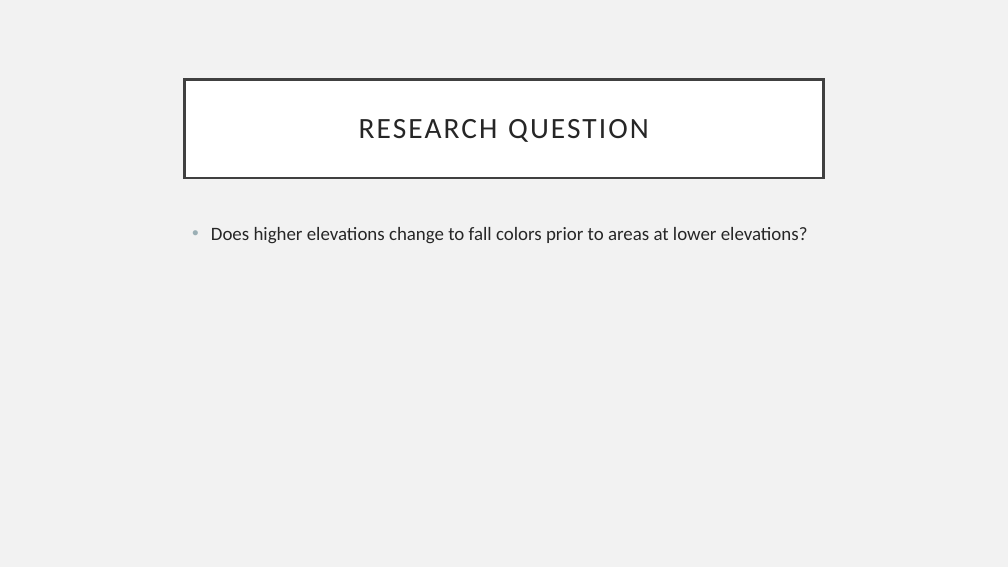
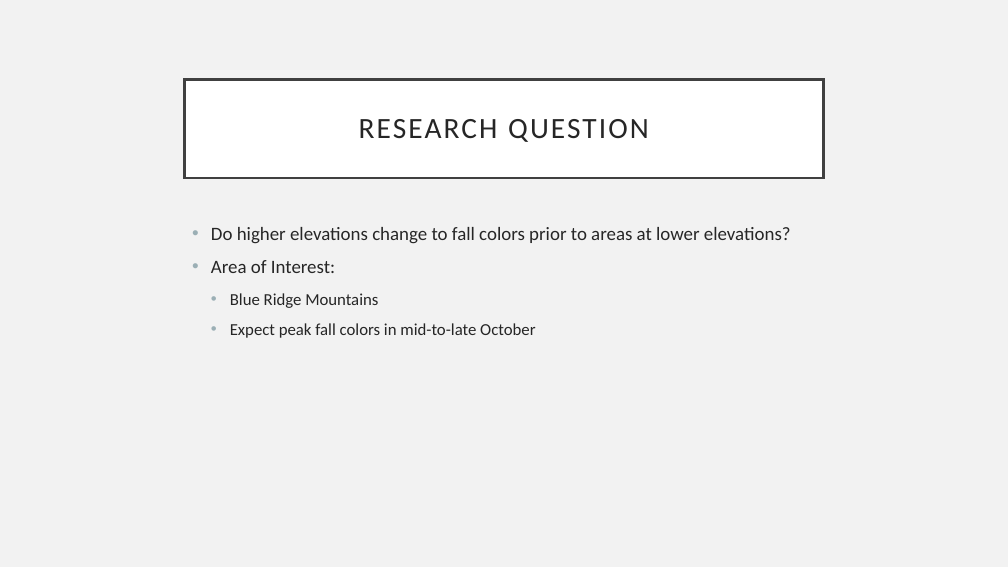
Before and after one commit to StarGuyJosh/ActiveGroupLearningProject, a slide deck: slide 2 of GroupPresentation.pptx. Drawn at 1008x567 pixels with LibreOffice and Linux fonts; fonts in the diff are those of the drawing. Boxes give left, top, right and bottom in pixels: in the first picture for what was removed or moved away, otherwise in the second. Text is boxed around its words. In the diff, an @@ line names an element or a change of style, - is before the commit and + after.

```diff
--- a/GroupPresentation.pptx
+++ b/GroupPresentation.pptx
@@ text at [211, 227, 791, 338]: text changed @@
-• Does higher elevations change to fall colors prior to areas at lower elevations?
+• Do higher elevations change to fall colors prior to areas at lower elevations?
+• Area of Interest:
+  • Blue Ridge Mountains
+  • Expect peak fall colors in mid-to-late October
```
